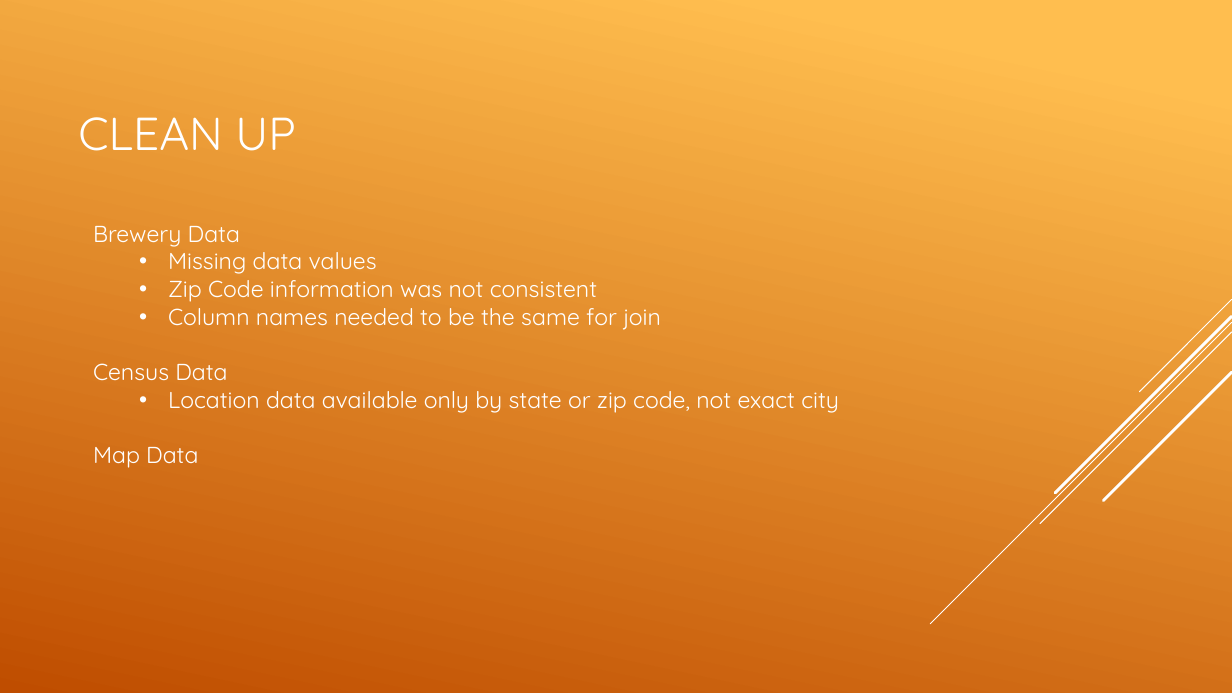
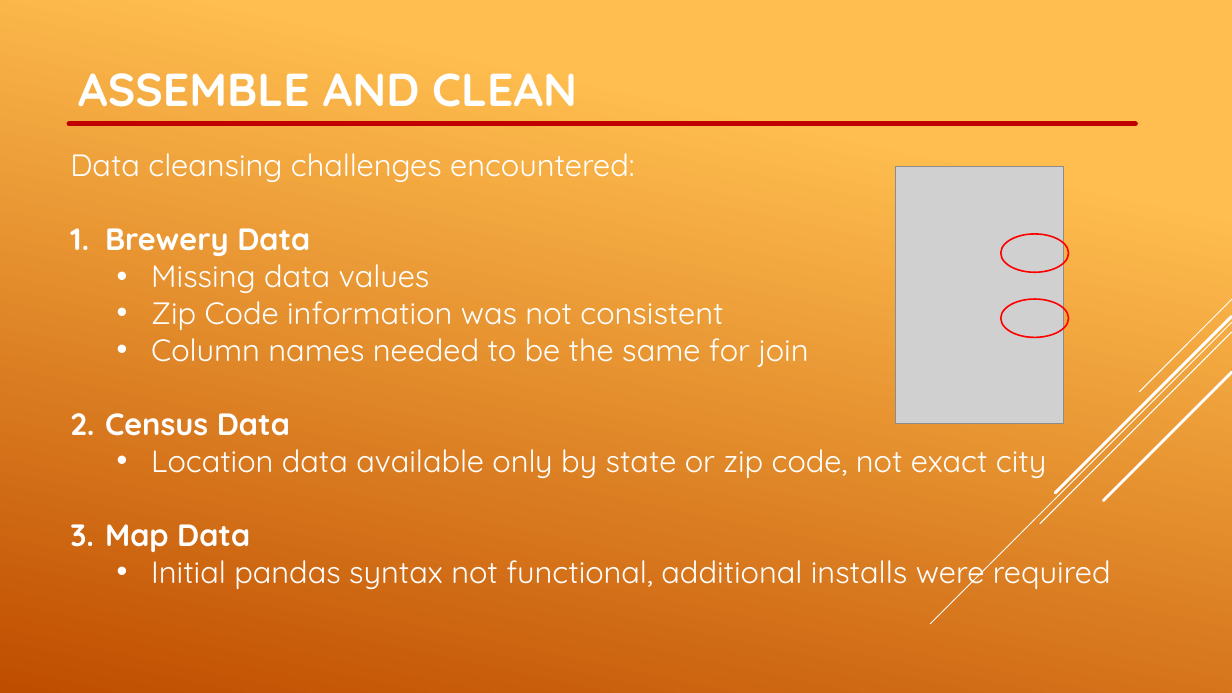
Before and after one commit to alhm528/project1, a slide deck: slide 18 of Project_One_Presentation.pptx (slide 9 before the commit). Drawn at 1232x693 pixels with LibreOffice and Linux fonts; fonts in the diff are those of the drawing; grey boxes stand for pictures. Boxes give left, top, right and bottom in pixels: in the first picture for what was removed or moved away, otherwise in the second. Text is boxed around its words. In the diff, an @@ line names an element or a change of style, - is before the commit and + after.

```diff
--- a/Project_One_Presentation.pptx
+++ b/Project_One_Presentation.pptx
@@ text added at box(78, 73, 577, 107), 36 pt, text #FFFFFF, bold @@
+ASSEMBLE AND CLEAN
@@ title removed at box(78, 117, 295, 151) @@
-CLEAN UP
@@ text "Data cleansing challenges encountered:": place and size @@
-text "Data cleansing challenges encountered:" at box(93, 226, 839, 468)
+text "Data cleansing challenges encountered:" at box(70, 153, 1111, 592)
@@ line added from (69, 124) to (1136, 124), #C00000 4 pt @@
@@ text at box(70, 153, 634, 182): paragraph added @@
+Data cleansing challenges encountered:
@@ picture added at box(896, 167, 1064, 424) @@
@@ text at box(105, 228, 1046, 552): size 18 to 24 pt in "Brewery Data", "Missing data values", "Zip Code information was not consistent", "Column names needed to be the same ..." and 3 more places; bold on in "Brewery Data", "Census Data", "Map Data"; bullet none to 1.; indent changed @@
@@ ellipse added at box(1001, 234, 1068, 272), outline #FF0000 1.25 pt @@
@@ ellipse added at box(1001, 299, 1068, 337), outline #FF0000 1.25 pt @@
@@ text at box(151, 551, 1111, 592): paragraph added @@
+  • Initial pandas syntax not functional, additional installs were required
```
Also in this commit, not shown: 4 other slides changed, 24 slides added, 10 slides removed, 3 other files.
